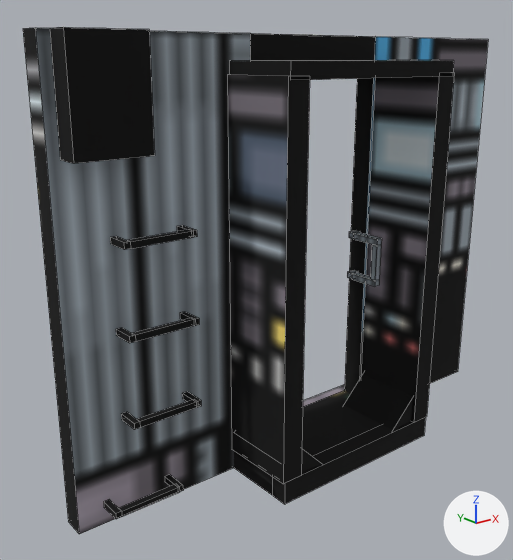
The OBJ model src/generated/resources/assets/kuayue/models/block/carriage/carriage25t/end_face/end_face_original_25t_3.obj: old version first, new version second.
Camera for both pictures: a 50 mm lens placed at (-2.15, -3.88, 1.2), pointed at (0.17, -0.97, 0.04). The axes (+X, +Y, +Z) are drawn at lower right. The lights are the same throughout. Mesh edges are drawn as thin lines. Where no turn or scale is listed for an object, it has been applied to the vertices. Vertices at the same position are counted once.
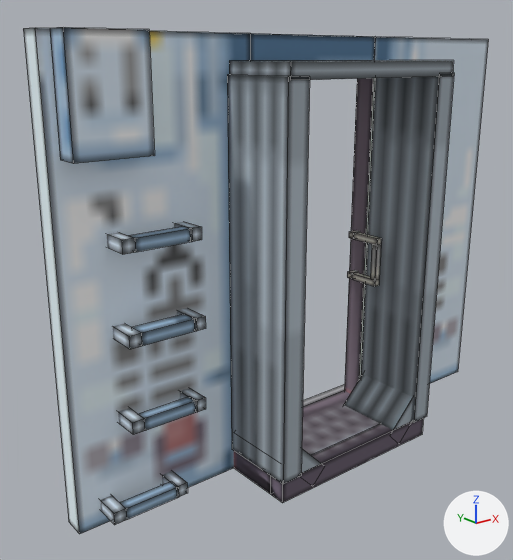
The change, as a list of edits to the scene's bpy script:
```text
Add mat_m_b37043e1_3290_1fda_c2a1_cf60ecf8b54b:
    mat_m_b37043e1_3290_1fda_c2a1_cf60ecf8b54b = principled_material('m_b37043e1-3290-1fda-c2a1-cf60ecf8b54b')
    mat_m_b37043e1_3290_1fda_c2a1_cf60ecf8b54b.texture = img_end_face_25t_original_rubber_ac
    mat_m_b37043e1_3290_1fda_c2a1_cf60ecf8b54b.roughness = 1.0
Change me_cube:
    verts and faces of me_cube; kept vertices keep their numbers, new ones are numbered from 248
    remove me_cube.from_pydata(...)  # 248 vertices, 209 faces; spans x -1.0..1.99, y -1.5..-0.87, z -1.0..1.31
    add me_cube.from_pydata(...)  # 248 vertices, 209 faces; spans x -1.0..2.0, y -1.5..-0.87, z -1.0..1.31
    me_cube part 1: a new loose piece, a box spanning x -0.4..-0.338, y -1.219..-1.031, z -0.047..0.016, in mat_m_b37043e1_3290_1fda_c2a1_cf60ecf8b54b (picture img_end_face_25t_original_rubber_ac)
    me_cube part 2: a new loose piece, a box spanning x -0.4..-0.338, y -1.203..-1.047, z -0.484..-0.422, in mat_m_b37043e1_3290_1fda_c2a1_cf60ecf8b54b (picture img_end_face_25t_original_rubber_ac)
    me_cube part 3: a new loose piece, a box spanning x -0.4..-0.338, y -1.203..-1.047, z 0.391..0.453, in mat_m_b37043e1_3290_1fda_c2a1_cf60ecf8b54b (picture img_end_face_25t_original_rubber_ac)
    me_cube part 4: a new loose piece, a box spanning x -0.525..-0.463, y -1.203..-1.047, z -0.922..-0.859, in mat_m_b37043e1_3290_1fda_c2a1_cf60ecf8b54b (picture img_end_face_25t_original_rubber_ac)
    me_cube part 5: the loose piece of 14 vertices spanning x -0.73..-0.38, y -1.19..-1.06, z -0.03..0.0 is rebuilt with 14 vertices and now spans x -0.75..-0.39, y -1.22..-1.03, z -0.05..0.02, in mat_m_b37043e1_3290_1fda_c2a1_cf60ecf8b54b (picture img_end_face_25t_original_rubber_ac)
    me_cube part 6: the loose piece of 14 vertices spanning x -0.73..-0.38, y -1.19..-1.06, z 0.41..0.44 is rebuilt with 14 vertices and now spans x -0.75..-0.39, y -1.2..-1.05, z 0.39..0.45, in mat_m_b37043e1_3290_1fda_c2a1_cf60ecf8b54b (picture img_end_face_25t_original_rubber_ac)
    me_cube part 7: the loose piece of 14 vertices spanning x -0.86..-0.5, y -1.19..-1.06, z -0.91..-0.87 is rebuilt with 14 vertices and now spans x -0.88..-0.52, y -1.2..-1.05, z -0.92..-0.86, in mat_m_b37043e1_3290_1fda_c2a1_cf60ecf8b54b (picture img_end_face_25t_original_rubber_ac)
    me_cube part 8: the loose piece of 14 vertices spanning x -0.73..-0.38, y -1.19..-1.06, z -0.47..-0.44 is rebuilt with 14 vertices and now spans x -0.75..-0.39, y -1.2..-1.05, z -0.48..-0.42, in mat_m_b37043e1_3290_1fda_c2a1_cf60ecf8b54b (picture img_end_face_25t_original_rubber_ac)
    me_cube part 9: the loose piece of 8 vertices spanning x -0.38..-0.35, y -1.19..-1.06, z -0.03..0.0 is deleted
    me_cube part 10: the loose piece of 8 vertices spanning x -0.51..-0.48, y -1.19..-1.06, z -0.91..-0.87 is deleted
    me_cube part 11: the loose piece of 8 vertices spanning x -0.38..-0.35, y -1.19..-1.06, z 0.41..0.44 is deleted
    me_cube part 12: the loose piece of 8 vertices spanning x -0.38..-0.35, y -1.19..-1.06, z -0.47..-0.44 is deleted
    me_cube part 13
    add for i in [*range(144, 152)]: verts[i] += (0.0, 0.02, 0.0)
    me_cube part 14: 137 kept faces spanning x -1.0..2.0, y -1.5..-0.87, z -1.0..1.31 get new texture (UV) coordinates
    me_cube part 15: 35 faces spanning x -1.0..2.0, y -1.48..-0.94, z -1.0..1.31 switch from mat_m_664befab_65d6_6271_304c_08f7ce08f051 (picture img_end_face_25t_original) to mat_m_b37043e1_3290_1fda_c2a1_cf60ecf8b54b (picture img_end_face_25t_original_rubber_ac)
```

Boxes [x1, y1, x2, y2] around the edits, measured in the pictures (513 x 560 px; the box of a moved part takes in the faces that stretch with it):
part 1 of me_cube, added
    after: [177, 308, 206, 331]
part 2 of me_cube, added
    after: [180, 388, 206, 413]
part 3 of me_cube, added
    after: [174, 222, 202, 242]
part 4 of me_cube, added
    after: [162, 471, 187, 498]
part 5 of me_cube, rebuilt (38% taller)
    before: [116, 318, 196, 343]
    after: [113, 314, 197, 349]
part 6 of me_cube, rebuilt (38% taller)
    before: [110, 230, 193, 250]
    after: [107, 226, 192, 254]
part 7 of me_cube, rebuilt (26% taller)
    before: [104, 485, 180, 519]
    after: [100, 482, 179, 525]
part 8 of me_cube, rebuilt (29% taller)
    before: [121, 400, 198, 430]
    after: [118, 396, 197, 435]
part 9 of me_cube, deleted
    before: [180, 312, 199, 326]
part 10 of me_cube, deleted
    before: [165, 474, 183, 492]
part 11 of me_cube, deleted
    before: [177, 225, 197, 237]
part 12 of me_cube, deleted
    before: [182, 392, 201, 408]
part 13 of me_cube, moved or reshaped
    before: [234, 390, 426, 504]
    after: [234, 390, 423, 503]
part 14 of me_cube, surface changed (black to grey)
    both: [227, 60, 454, 484]
part 15 of me_cube, recoloured
    both: [23, 27, 488, 534]
